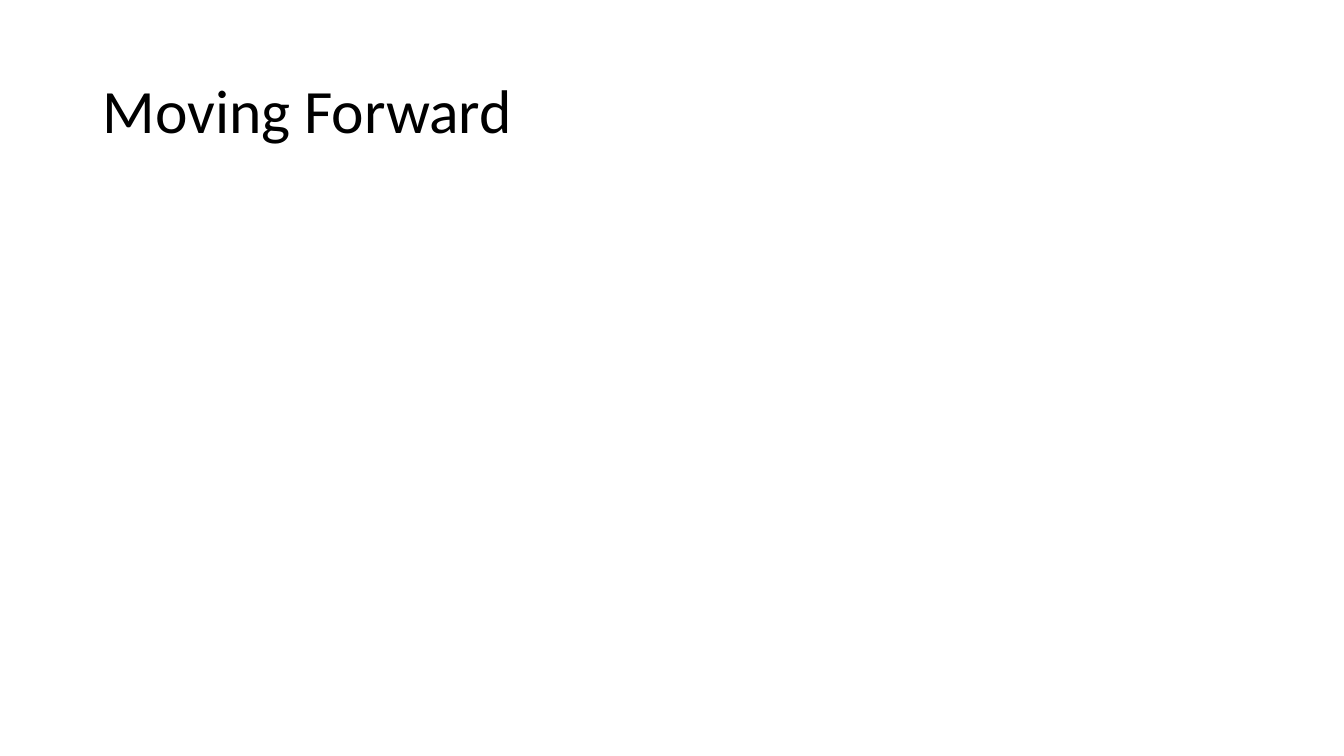
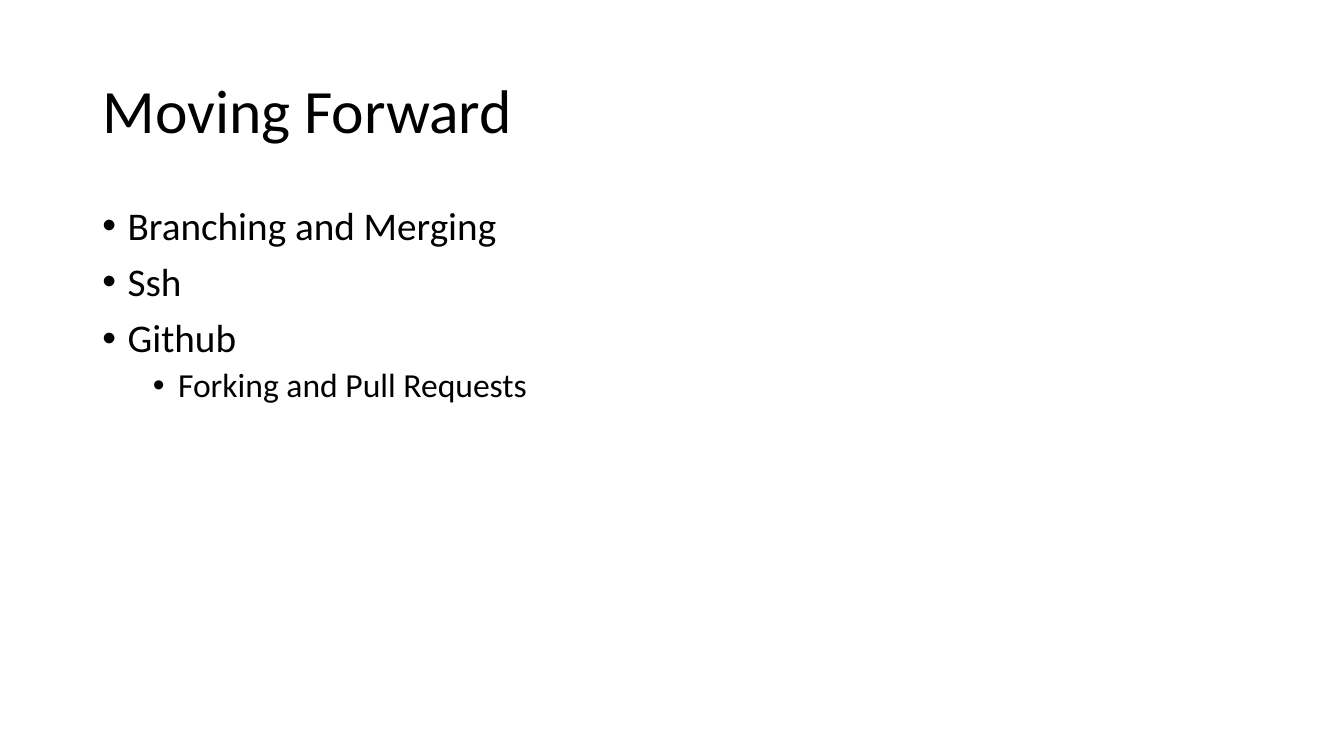
Before and after one commit to jbm950/personal_projects, a slide deck: slide 20 of git_presentation/git_presentation.pptx. Drawn at 1344x756 pixels with LibreOffice and Linux fonts; fonts in the diff are those of the drawing. Boxes give left, top, right and bottom in pixels: in the first picture for what was removed or moved away, otherwise in the second. Text is boxed around its words. In the diff, an @@ line names an element or a change of style, - is before the commit and + after.

```diff
--- a/git_presentation/git_presentation.pptx
+++ b/git_presentation/git_presentation.pptx
@@ text added at bbox=[128, 212, 526, 403], 28 pt, text #000000 @@
+• Branching and Merging
+• Ssh
+• Github
+  • Forking and Pull Requests
```
Also in this commit, not shown: 6 other slides changed, 2 slides added, 2 slides removed.
